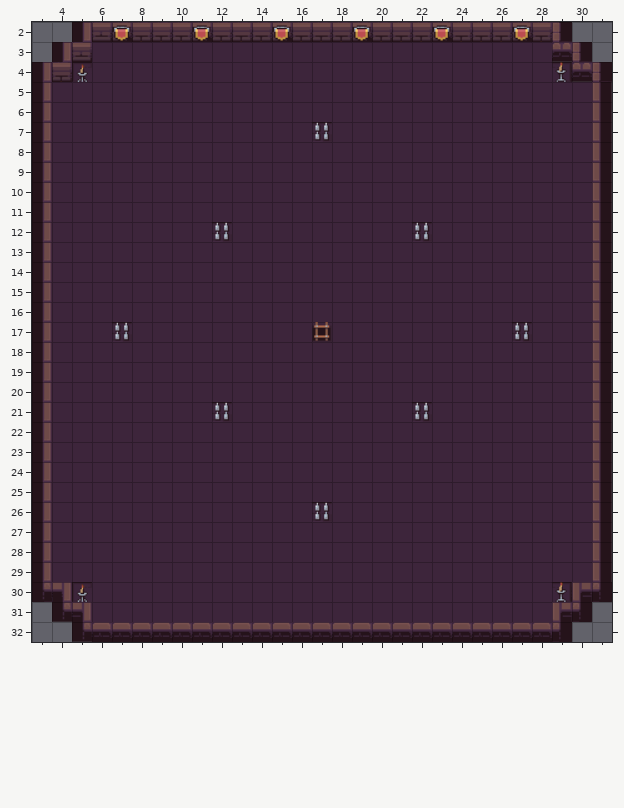
An edit to a level. Tiled map, assets/map/地牢3.tmx. That is the earlier state.
Cells are 32x32 px. Shown: x 3..31, y 2..32.
After:
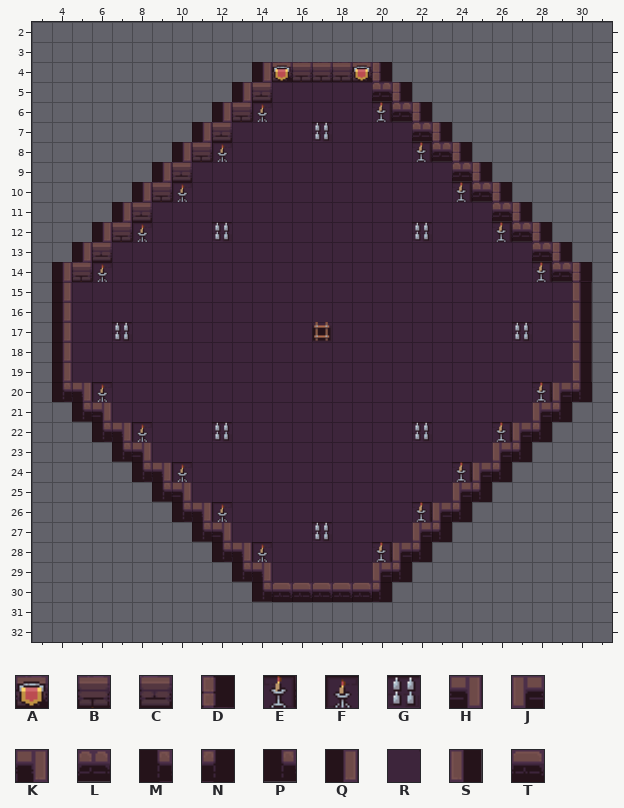
Key: from "demonstration": A 98, B 99, C 103, D 106, E 115, F 124, G 133, H 149, J 154, K 155, L 163, M 165, N 170, P 171, Q 197, R 200, S 234, T 248.
_ is an empty cell.
The edit:
Layer "图块层 1":
y 2: x 5..29 QCABBBABBBABBBABBBABBBABD -> _________________________
y 3: x 4..30 QCRRRRRRRRRRRRRRRRRRRRRRRLD -> ___________________________
y 4: x 3..31 QBFRRRRRRRRRRRRRRRRRRRRRRRELD -> ___________QABBBAD___________
y 5: x 3..14 QRRRRRRRRRRR -> __________QC; x 20..31 RRRRRRRRRRRS -> LD__________
y 6: x 3..14 QRRRRRRRRRRR -> _________QBF; x 20..31 RRRRRRRRRRRS -> ELD_________
y 7: x 3..12 QRRRRRRRRR -> ________QC; x 22..31 RRRRRRRRRS -> LD________
y 8: x 3..12 QRRRRRRRRR -> _______QBF; x 22..31 RRRRRRRRRS -> ELD_______
y 9: x 3..10 QRRRRRRR -> ______QC; x 24..31 RRRRRRRS -> LD______
y 10: x 3..10 QRRRRRRR -> _____QBF; x 24..31 RRRRRRRS -> ELD_____
y 11: x 3..8 QRRRRR -> ____QC; x 26..31 RRRRRS -> LD____
y 12: x 3..8 QRRRRR -> ___QBF; x 26..31 RRRRRS -> ELD___
y 13: x 3..6 QRRR -> __QC; x 28..31 RRRS -> LD__
y 14: x 3..6 QRRR -> _QBF; x 28..31 RRRS -> ELD_
y 15..19: x 3..4 QR -> _Q; x 30..31 RS -> S_
y 20: x 3..6 QRRR -> _MKF; x 28..31 RRRS -> EJN_
y 21: x 3..6 QRRR -> __PH; x 12 G -> R; x 22 G -> R; x 28..31 RRRS -> JN__
y 22: x 3..8 QRRRRR -> ___MKF; x 12 R -> G; x 22 R -> G; x 26..31 RRRRRS -> EJN___
y 23: x 3..8 QRRRRR -> ____PH; x 26..31 RRRRRS -> JN____
y 24: x 3..10 QRRRRRRR -> _____MKF; x 24..31 RRRRRRRS -> EJN_____
y 25: x 3..10 QRRRRRRR -> ______PH; x 24..31 RRRRRRRS -> JN______
y 26: x 3..12 QRRRRRRRRR -> _______MKF; x 17 G -> R; x 22..31 RRRRRRRRRS -> EJN_______
y 27: x 3..12 QRRRRRRRRR -> ________PH; x 17 R -> G; x 22..31 RRRRRRRRRS -> JN________
y 28: x 3..14 QRRRRRRRRRRR -> _________MKF; x 20..31 RRRRRRRRRRRS -> EJN_________
y 29: x 3..14 QRRRRRRRRRRR -> __________PK; x 20..31 RRRRRRRRRRRS -> JN__________
y 30: x 3..31 MKFRRRRRRRRRRRRRRRRRRRRRRREJN -> ___________PTTTTTN___________
y 31: x 4..30 PHRRRRRRRRRRRRRRRRRRRRRRRJN -> ___________________________
y 32: x 5..29 PTTTTTTTTTTTTTTTTTTTTTTTN -> _________________________
Pixel boxes of the changes (left, top, right, bottom) in both pictures:
changed: (32, 22, 612, 642)
